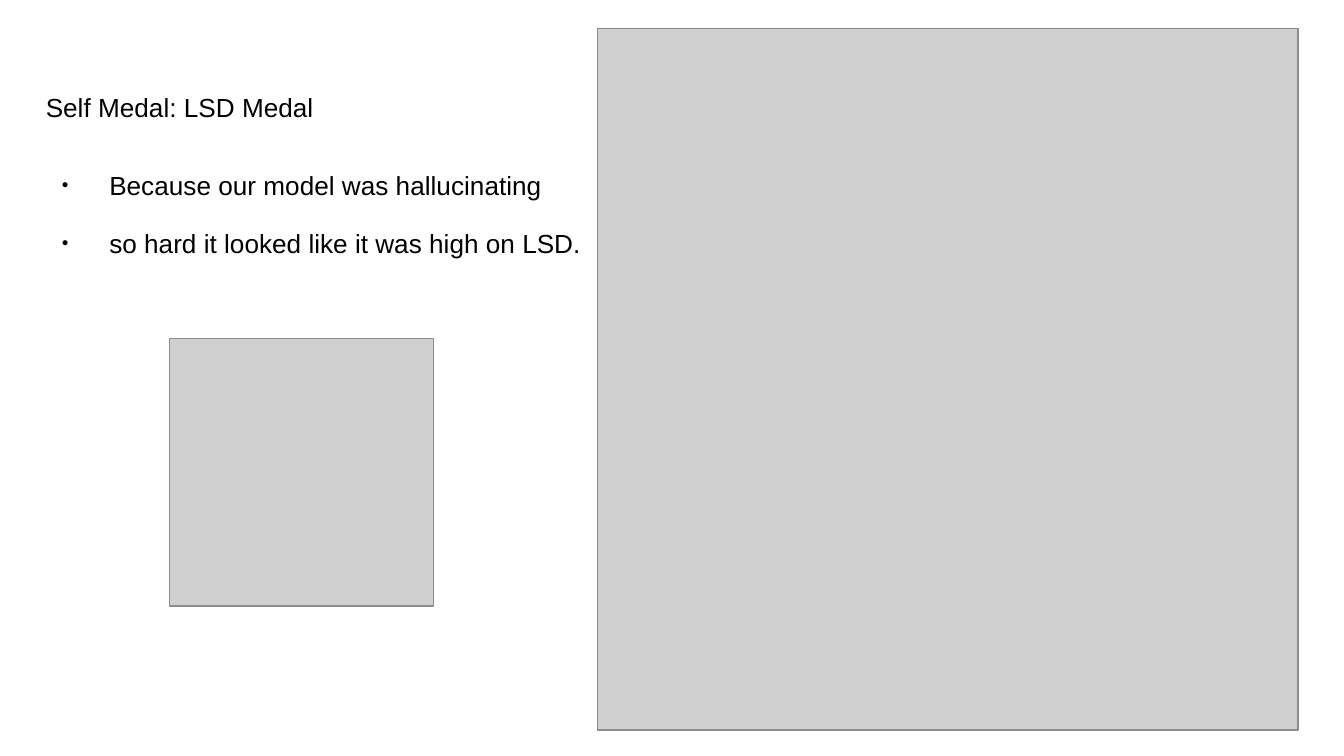
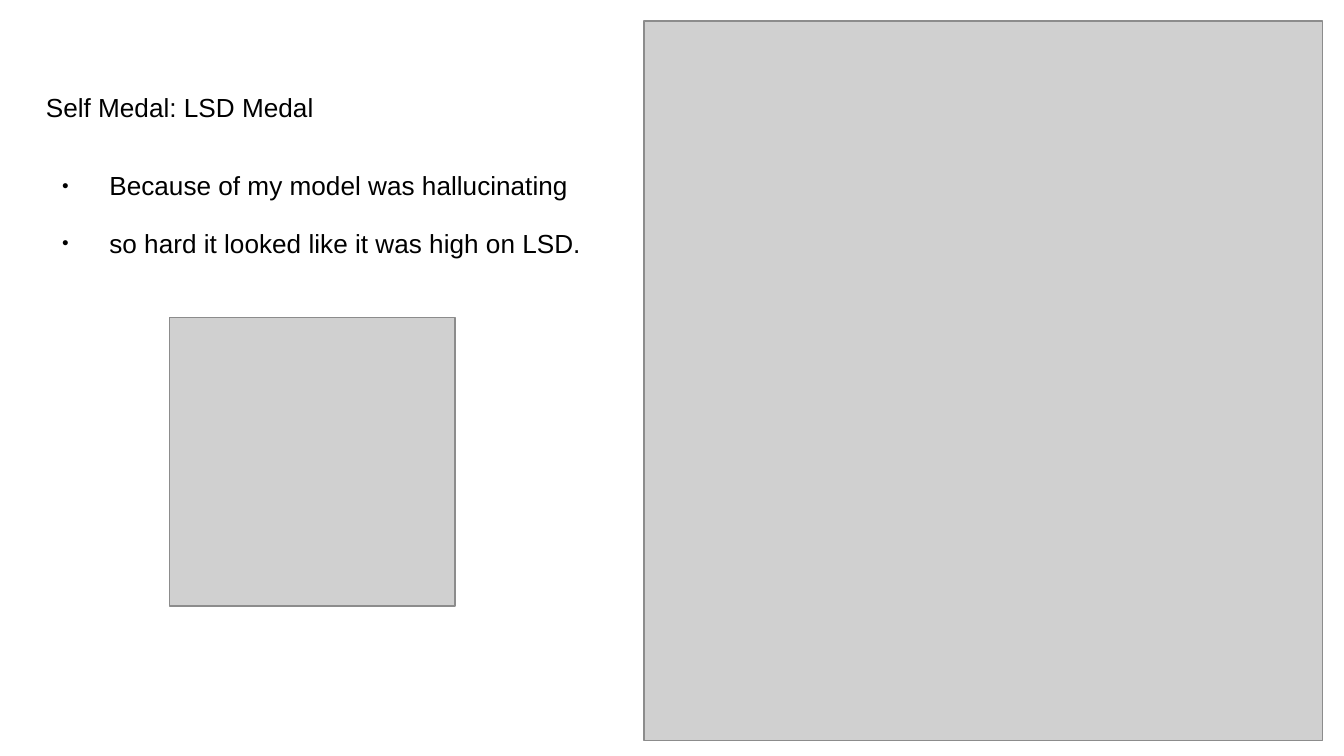
Before and after one commit to roderictorrsol-blip/ProductReviewProjectG2, a slide deck: slide 10 of RoboReviews template_def.pptx. Drawn at 1344x756 pixels with LibreOffice and Linux fonts; fonts in the diff are those of the drawing; grey boxes stand for pictures. Boxes give left, top, right and bottom in pixels: in the first picture for what was removed or moved away, otherwise in the second. Text is boxed around its words. In the diff, an @@ line names an element or a change of style, - is before the commit and + after.

```diff
--- a/RoboReviews template_def.pptx
+++ b/RoboReviews template_def.pptx
@@ picture: place and size @@
-picture at [598, 28, 1298, 730]
+picture at [644, 22, 1322, 741]
@@ text at [109, 176, 567, 201]: text changed @@
-● Because our model was hallucinating
+● Because of my model was hallucinating
@@ picture: place and size @@
-picture at [169, 339, 434, 606]
+picture at [169, 317, 456, 606]
```
Also in this commit, not shown: 3 other slides changed, 1 other file.
